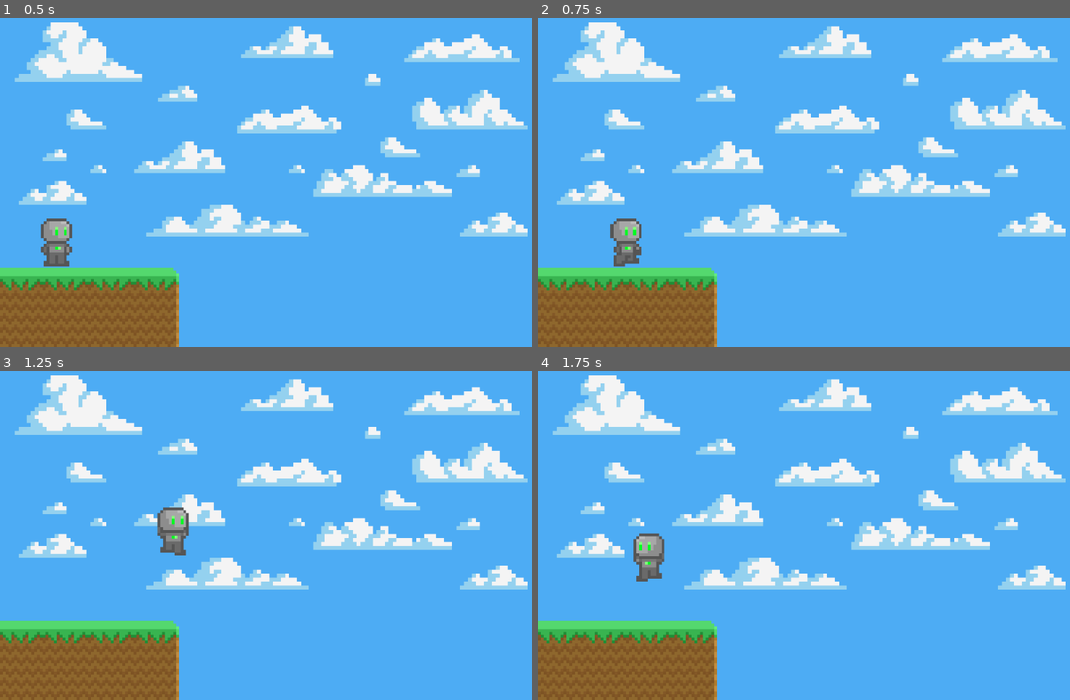
Above: before the commit, frames 1-4 (two rows, left to right).
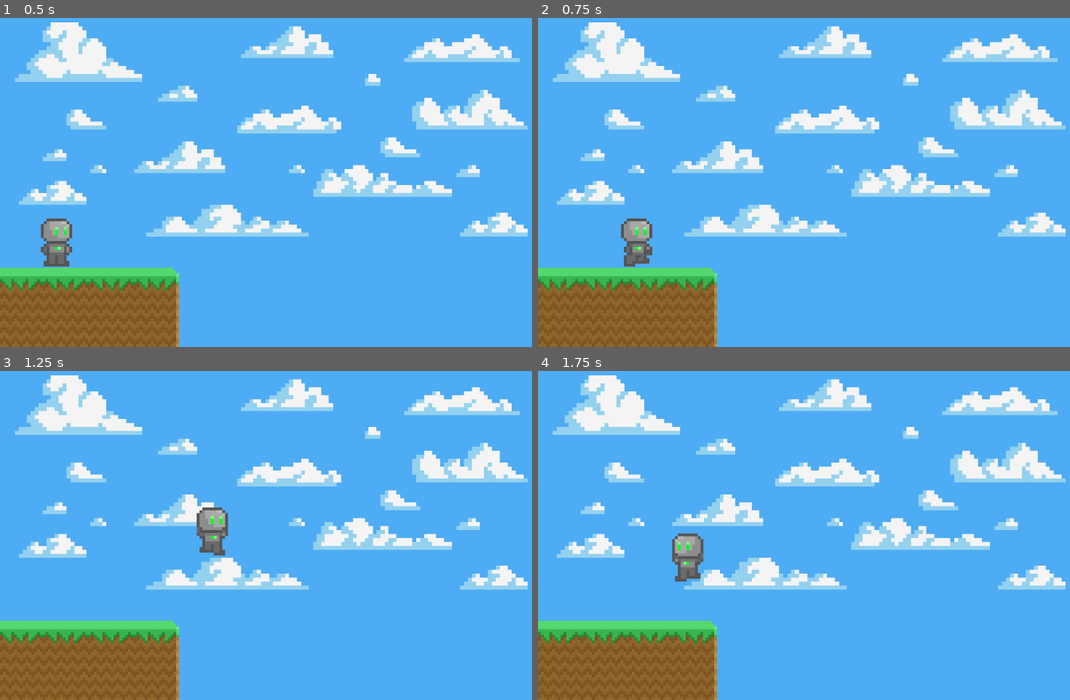
Above: after the commit, the same moments.

Repository: IndieSelfTaught/PlatformerCollab
Game: Godot game, scene res://Levels/1/1.tscn
The game is run twice, just before and just after one commit, with the same random seed, the same clock (stepped at 60 frames per second) and the same inputs.
Inputs:
- Up to frame 1 (0.5 s): no input
- Up to frame 2 (0.75 s): hold D from 0.53 s (still down); hold Shift from 0.53 s (still down)
- Up to frame 3 (1.25 s): keep holding D; keep holding Shift; tap Space at 0.77 s
- Up to frame 4 (1.75 s): release D at 1.28 s; release Shift at 1.28 s; hold A from 1.28 s (still down); tap Shift at 1.35 s; tap Space at 1.52 s

Frame 1 is identical in both runs. In frame 2, 0.8% of the frame differs, in the area x 13-22%, y 60-76%; in frame 3, 1.5%; in frame 4, 1.5%, in the area x 17-32%, y 49-65%.

Commit message:
Sprinting

Diff:
--- a/Platformer/Player/Player.tscn
+++ b/Platformer/Player/Player.tscn
@@ -18,5 +18,5 @@
 scale = Vector2( 5, 5 )
 frames = ExtResource( 2 )
 animation = "Idle"
-frame = 1
+frame = 2
 playing = true
--- a/Platformer/Player/Scripts/Player.gd
+++ b/Platformer/Player/Scripts/Player.gd
@@ -8,6 +8,8 @@
 var prev_grounded = false
 var grounded = false
 var attack_done = true
+var sprinting = false
+var sprint_speed = 400
 
 
 func jump():
@@ -56,10 +58,16 @@
 	if Input.is_key_pressed(KEY_W):
 		if grounded == true:
 			attack()
-
+	sprinting = Input.is_key_pressed(KEY_SHIFT)
 	if grounded and !prev_grounded:
 		$Visual.animation = "Land"
-	velocity.x = move * speed
+
+	if sprinting:
+		velocity.x = move * sprint_speed
+		$Visual.speed_scale = 1.25
+	else:
+		velocity.x = move * speed
+		$Visual.speed_scale = 1
 
 	velocity.y += gravity
 
